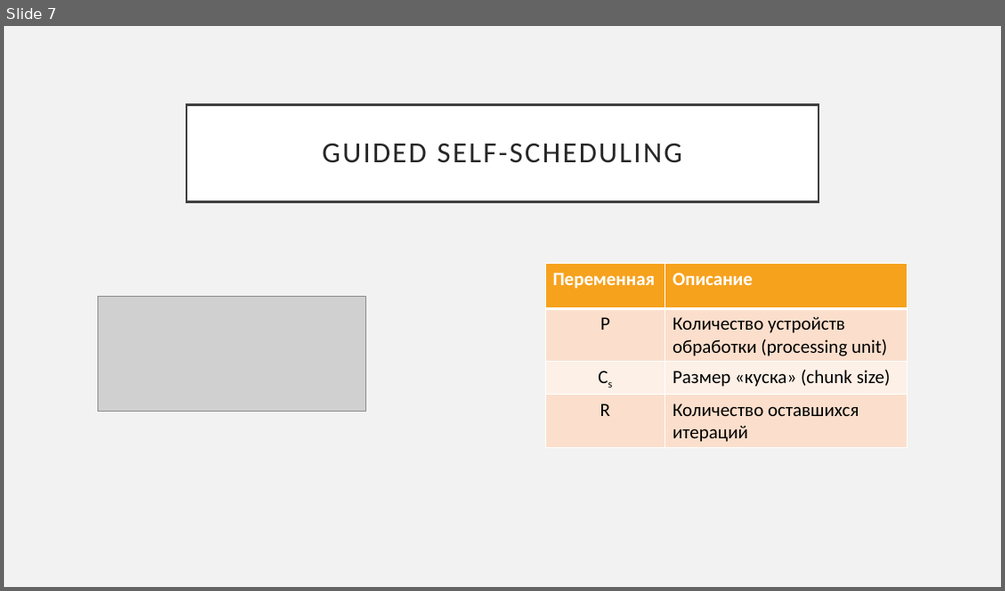
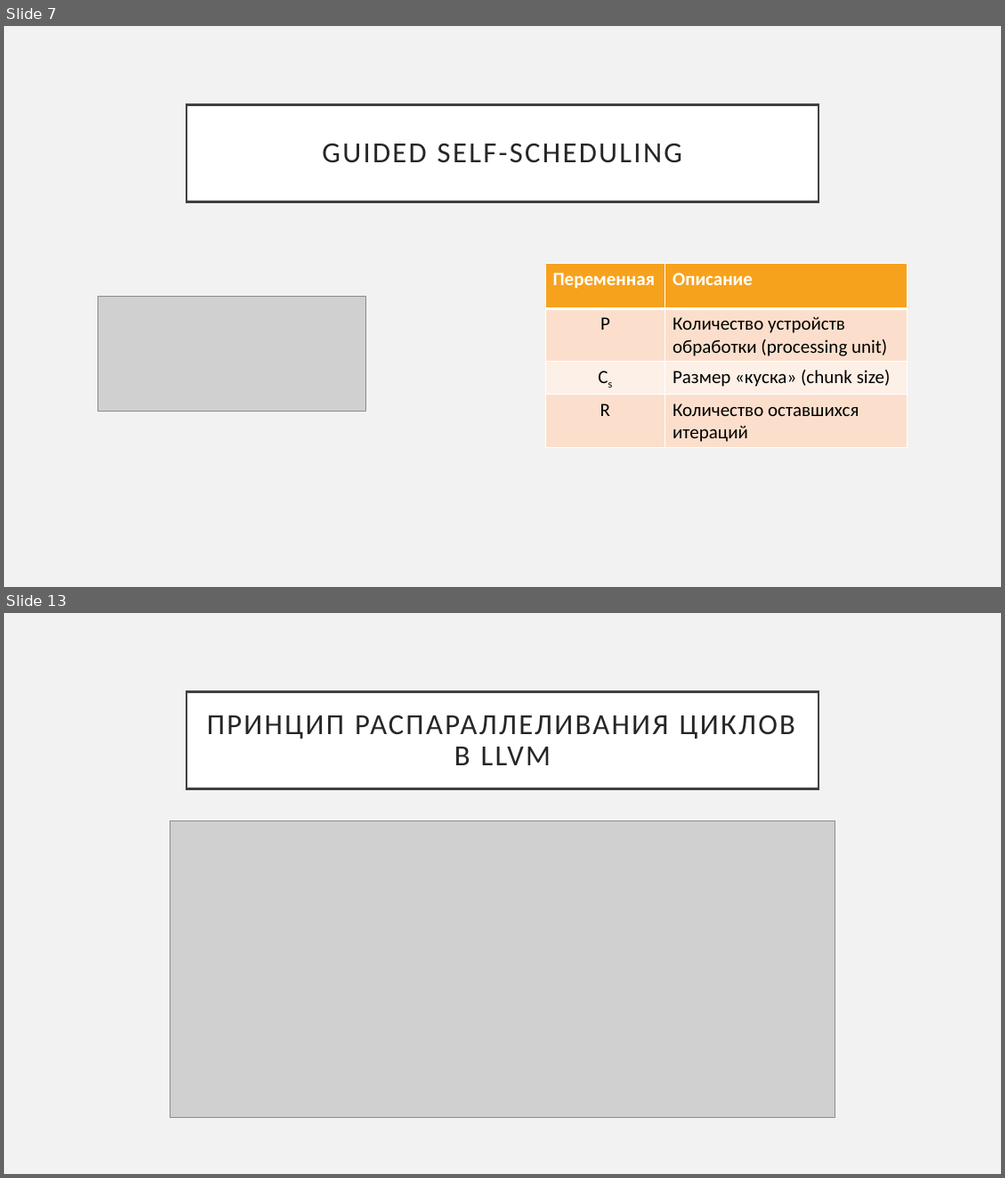
Before and after one commit to Krab1o/UnivAssignments, a slide deck: sem 6/Concurrency/report/presentation.pptx. Shown one above the other, each under a label of ours: slide 7 before the commit, slides 7 and 13 after it; the slides between them are not shown. The pictures are 1005x591 and 1005x1178 pixels, drawn with LibreOffice and Linux fonts; fonts in the diff are those of the drawing; grey boxes stand for pictures. Boxes give left, top, right and bottom in pixels: in the first picture for what was removed or moved away, otherwise in the second. Text is boxed around its words. In the diff, an @@ line names an element or a change of style, - is before the commit and + after.

```diff
--- a/sem 6/Concurrency/report/presentation.pptx
+++ b/sem 6/Concurrency/report/presentation.pptx
@@ slide 13 added at bbox=[4, 613, 1001, 1174], background #F2F2F2 @@
@@ title added at bbox=[186, 691, 818, 788], fill #FFFFFF, outline #404040 2.5 pt, 28 pt, text #262626 @@
+ПРИНЦИП РАСПАРАЛЛЕЛИВАНИЯ ЦИКЛОВ В LLVM
@@ picture added at bbox=[170, 821, 835, 1117] @@
```
Also in this commit, not shown: 2 slides changed, 6 other slides added, 2 other files.
